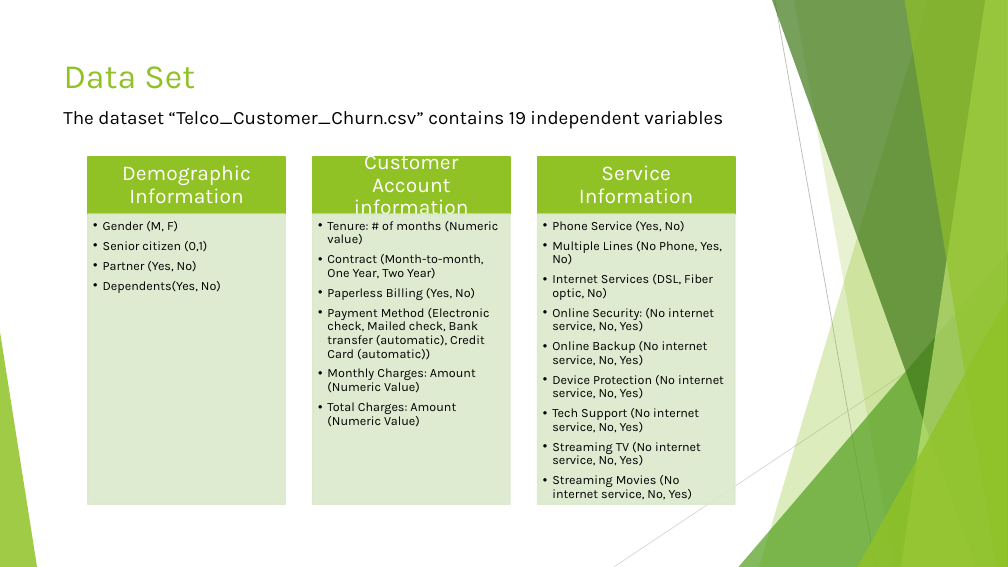
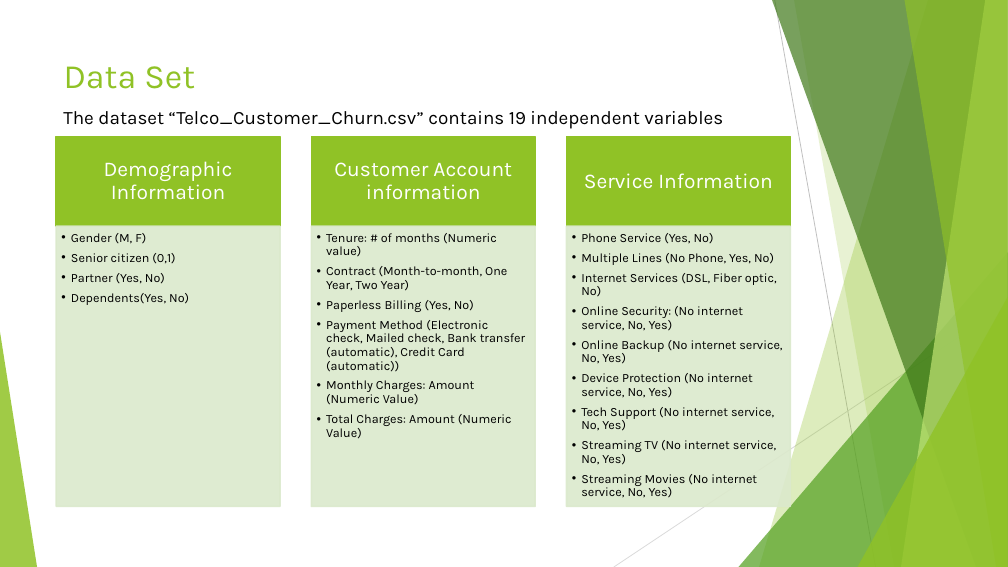
Before and after one commit to Prakul-github/Machine-Learning, a slide deck: slide 6 of Capstone_Project/Capstone project - Telecom Customer Churn.pptx. Drawn at 1008x567 pixels with LibreOffice and Linux fonts; fonts in the diff are those of the drawing. Boxes give left, top, right and bottom in pixels: in the first picture for what was removed or moved away, otherwise in the second. Text is boxed around its words. In the diff, an @@ line names an element or a change of style, - is before the commit and + after.

```diff
--- a/Capstone_Project/Capstone project - Telecom Customer Churn.pptx
+++ b/Capstone_Project/Capstone project - Telecom Customer Churn.pptx
@@ text "Demographic Information": place and size @@
-text "Demographic Information" at [122, 165, 251, 204]
+text "Demographic Information" at [104, 161, 233, 200]
@@ rectangle: place and size @@
-rectangle at [88, 157, 285, 214]
+rectangle at [56, 137, 280, 226]
@@ text "Customer Account information" rewrapped from [354, 150, 469, 220] to [334, 162, 512, 200] @@
@@ rectangle: place and size @@
-rectangle at [313, 157, 510, 214]
+rectangle at [312, 137, 535, 226]
@@ text "Service Information" rewrapped from [579, 165, 693, 204] to [584, 173, 772, 189] @@
@@ rectangle: place and size @@
-rectangle at [538, 157, 735, 214]
+rectangle at [566, 137, 790, 226]
@@ text "Gender (M, F)": place and size @@
-text "Gender (M, F)" at [103, 221, 221, 293]
+text "Gender (M, F)" at [71, 233, 189, 305]
@@ rectangle: place and size @@
-rectangle at [88, 214, 285, 504]
+rectangle at [56, 226, 280, 507]
@@ text "Tenure: # of months (Numeric ..." rewrapped from [327, 221, 499, 427] to [326, 233, 525, 439] @@
@@ rectangle: place and size @@
-rectangle at [313, 214, 510, 504]
+rectangle at [312, 226, 535, 507]
@@ text "Phone Service (Yes, No)" rewrapped from [552, 221, 724, 500] to [581, 233, 782, 498] @@
@@ rectangle: place and size @@
-rectangle at [538, 214, 735, 504]
+rectangle at [566, 226, 790, 507]
```
Also in this commit, not shown: 7 other slides changed, 8 slides added, 2 slides removed, 1 other file.
